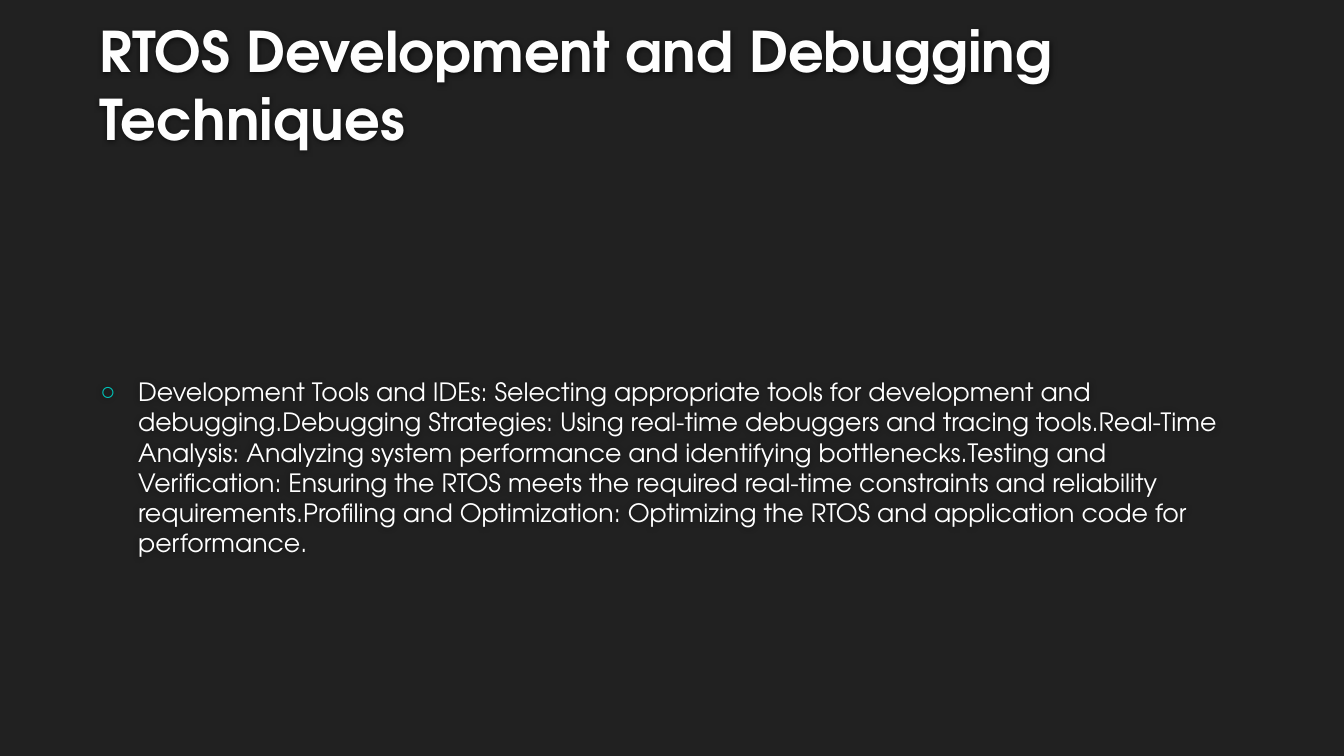
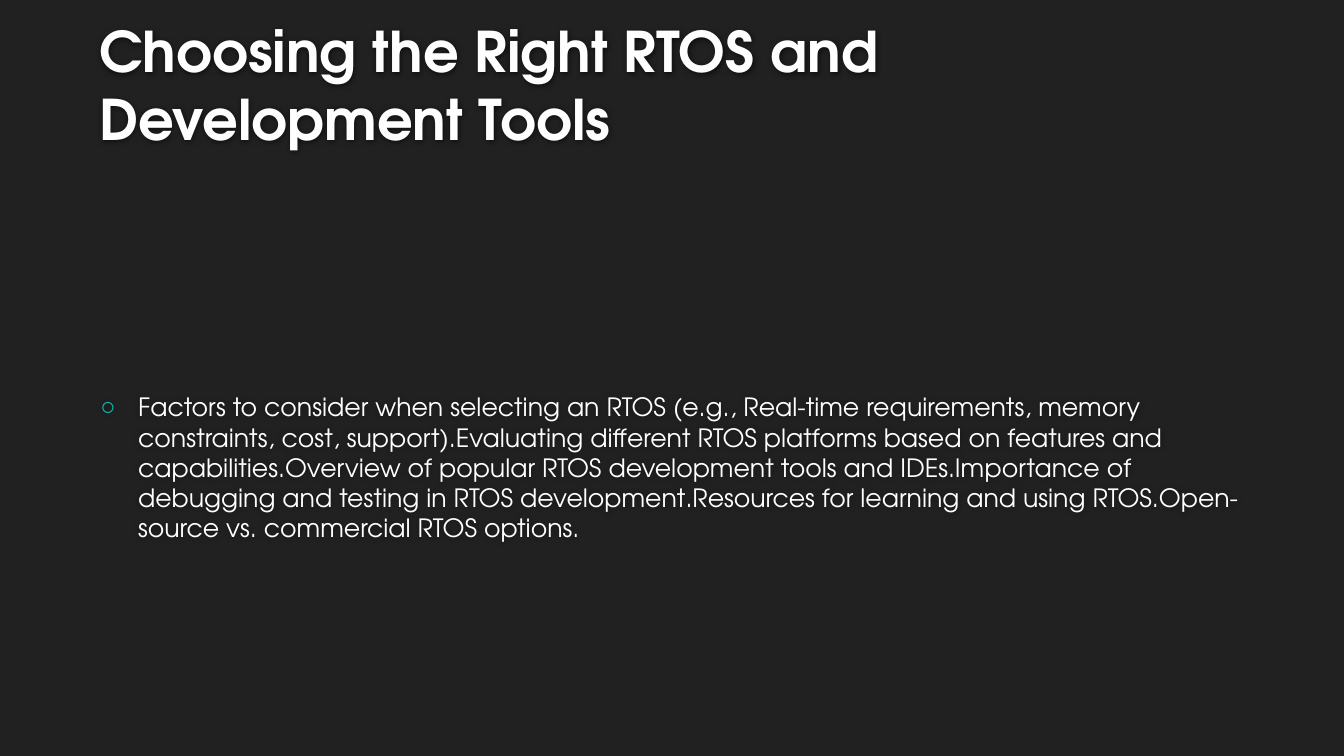
Before and after one commit to AdityaB-11/Pdf_to_presentation_GenAI, a slide deck: slide 10 of output/topic_rtos.pptx (slide 9 before the commit). Drawn at 1344x756 pixels with LibreOffice and Linux fonts; fonts in the diff are those of the drawing; background and template pictures are left out. Boxes give left, top, right and bottom in pixels: in the first picture for what was removed or moved away, otherwise in the second. Text is boxed around its words. In the diff, an @@ line names an element or a change of style, - is before the commit and + after.

```diff
--- a/output/topic_rtos.pptx
+++ b/output/topic_rtos.pptx
@@ title at [99,29,878,151]: text changed @@
-RTOS Development and Debugging Techniques
+Choosing the Right RTOS and Development Tools
@@ text at [138,397,1239,542]: text changed @@
-○ Development Tools and IDEs: Selecting appropriate tools for development and debugging.Debugging Strategies: Using real-time debuggers and tracing tools.Real-Time Analysis: Analyzing system performance and identifying bottlenecks.Testing and Verification: Ensuring the RTOS meets the required real-time constraints and reliability requirements.Profiling and Optimization: Optimizing the RTOS and application code for performance.
+○ Factors to consider when selecting an RTOS (e.g., Real-time requirements, memory constraints, cost, support).Evaluating different RTOS platforms based on features and capabilities.Overview of popular RTOS development tools and IDEs.Importance of debugging and testing in RTOS development.Resources for learning and using RTOS.Open-source vs. commercial RTOS options.
```
Also in this commit, not shown: 6 other slides changed, 3 slides added, 2 slides removed, 5 other files.
